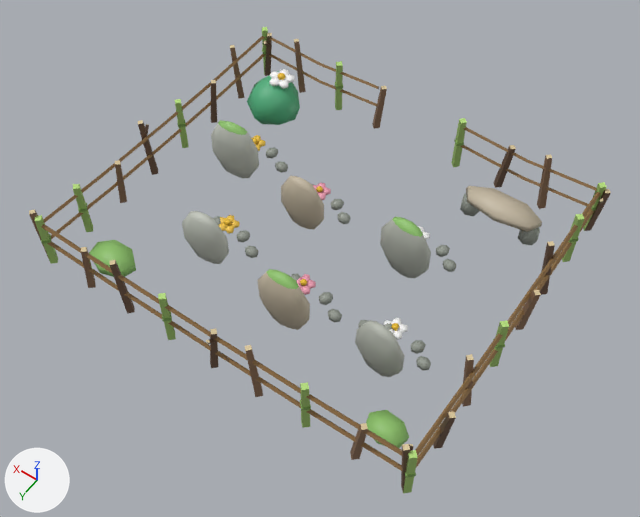
The glTF model godot/art/models/graveyard.glb as it was, and as the next commit left it.
The view is the same before and after, from a 50 mm lens placed at (-1.97, 2.8, 4.21), pointed at (-0.08, 0.16, 0.06). The axes (+X, +Y, +Z) are drawn at lower left. The lights are the same throughout. The first picture is the older version.

In view in the first picture: 'body', 'body_nh', 'body_nl'.
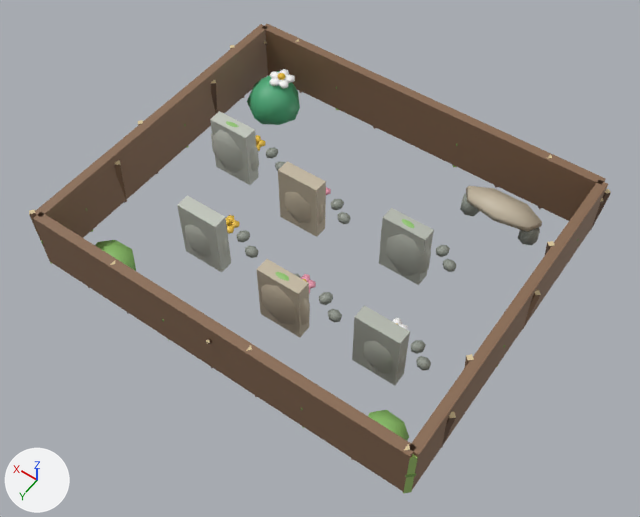
Pixel boxes (x1, y1, x2, y2) of what changed, in the pictures (640 x 517 px):
```json
{"object": "body__far", "change": "added", "after": [33, 24, 608, 492], "on screen": "brown"}
{"object": "body_nh", "change": "unchanged, covered by the edit", "before": [41, 36, 601, 471]}
```

The change, as JSON lines over the scene's bpy script:
```json
{"op": "add", "block": "me_body__far", "code": ["me_body__far = bpy.data.meshes.new('body__far')", "me_body__far.from_pydata(...)  # 80 vertices, 120 faces; spans x -1.28..1.28, y -1.08..1.08, z 0.0..0.42", "me_body__far.materials.append(mat_defaultmaterial_001)"]}
{"op": "add", "block": "ob_body__far", "code": ["ob_body__far = bpy.data.objects.new('body__far', me_body__far)", "ob_body__far.location = (0.0, 0.0, 0.0)"]}
```
